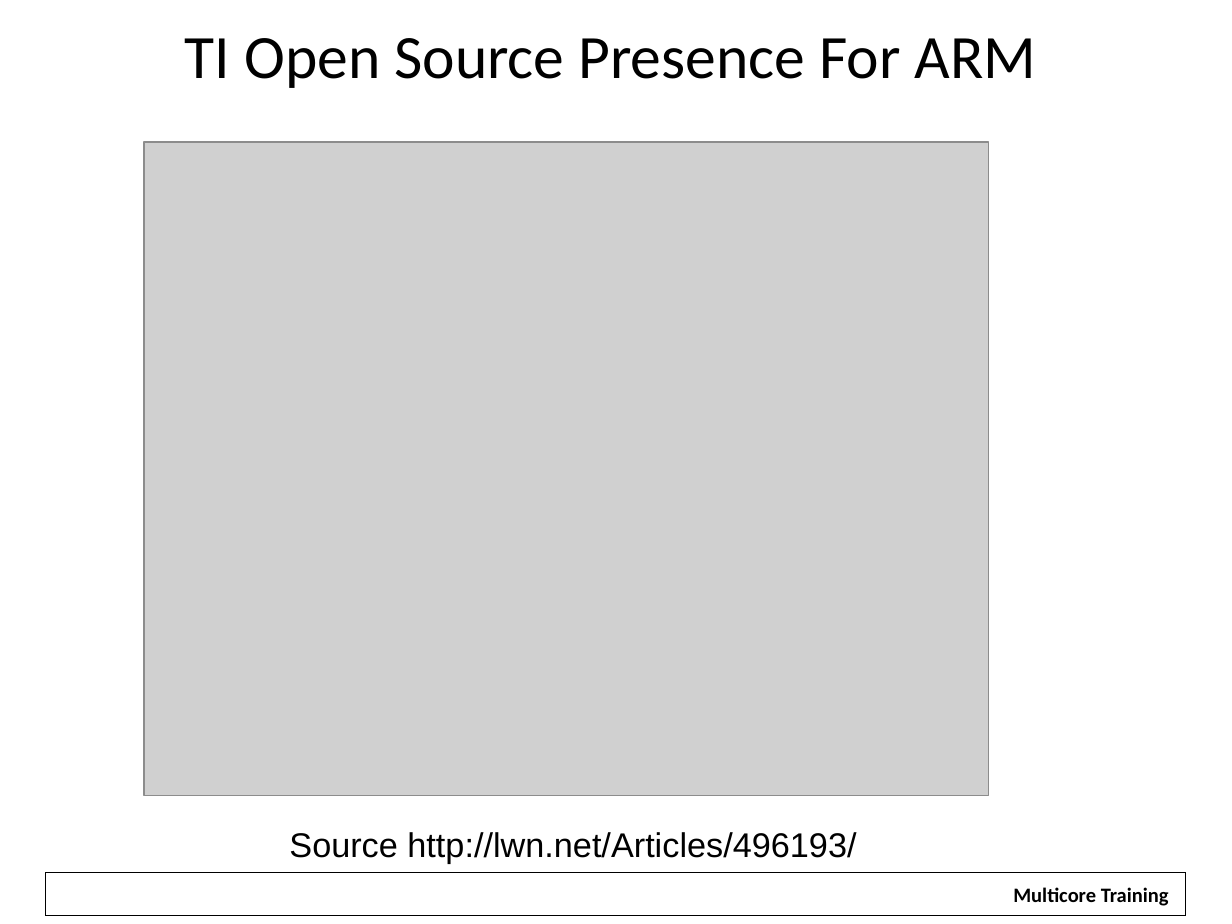
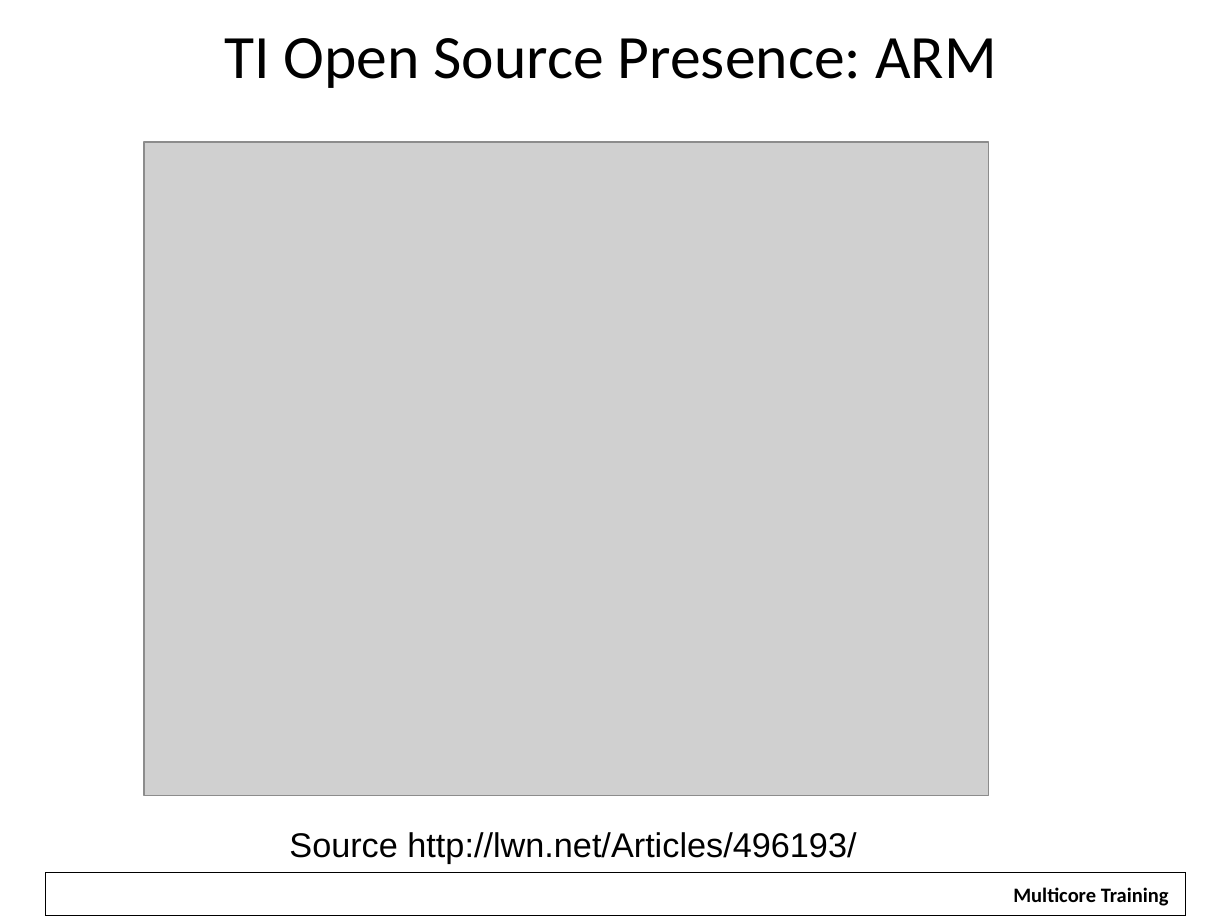
Before and after one commit to hari1989/keystone-workshop, a slide deck: slide 7 of slides/KeyStone Software.pptx (slide 20 before the commit). Drawn at 1232x924 pixels with LibreOffice and Linux fonts; fonts in the diff are those of the drawing; grey boxes stand for pictures; background and template pictures are left out. Boxes give left, top, right and bottom in pixels: in the first picture for what was removed or moved away, otherwise in the second. Text is boxed around its words. In the diff, an @@ line names an element or a change of style, - is before the commit and + after.

```diff
--- a/slides/KeyStone Software.pptx
+++ b/slides/KeyStone Software.pptx
@@ text at box(224, 38, 997, 88): text changed @@
-TI Open Source Presence For ARM
+TI Open Source Presence: ARM
```
Also in this commit, not shown: 12 other slides changed, 8 slides added, 39 slides removed.
